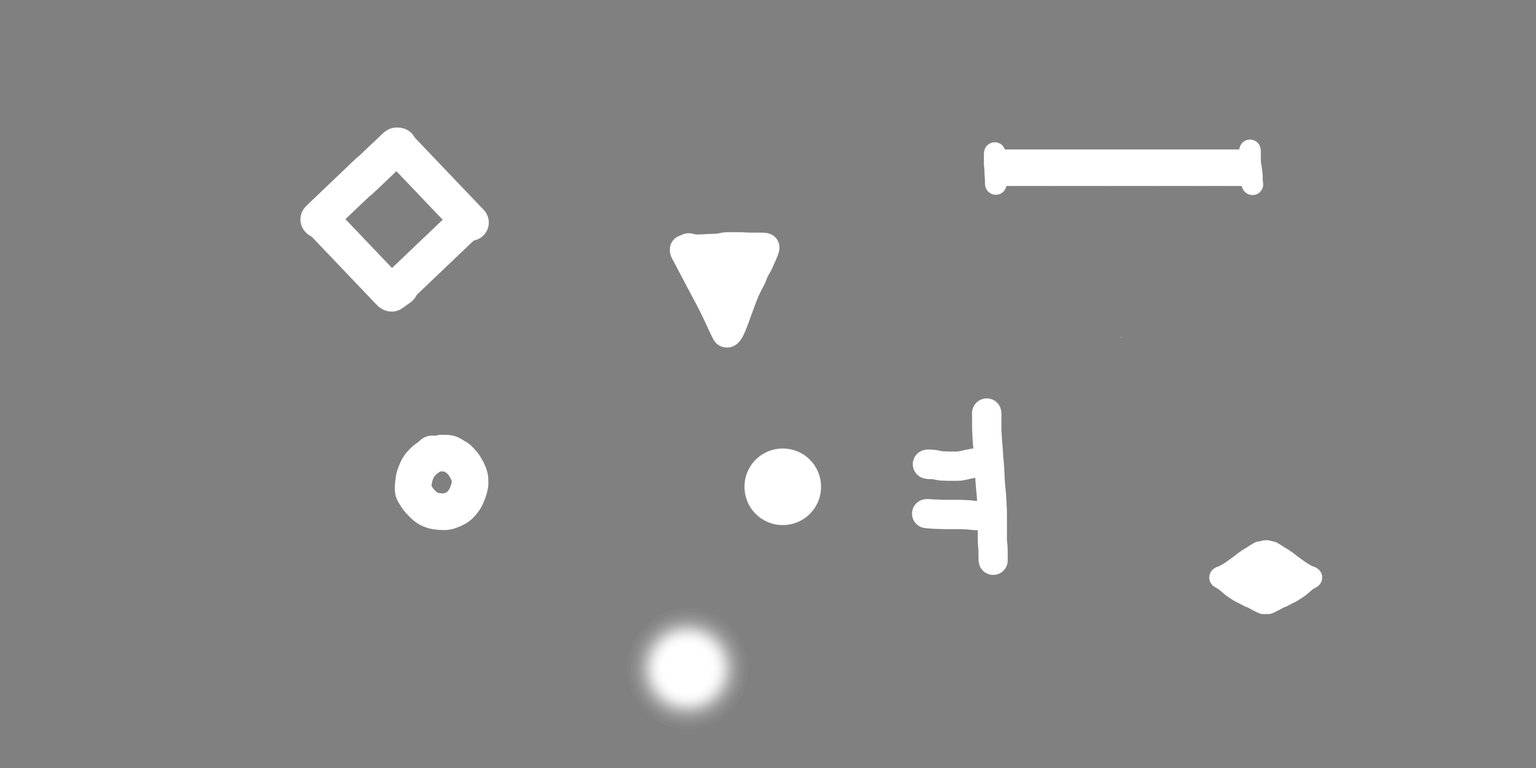
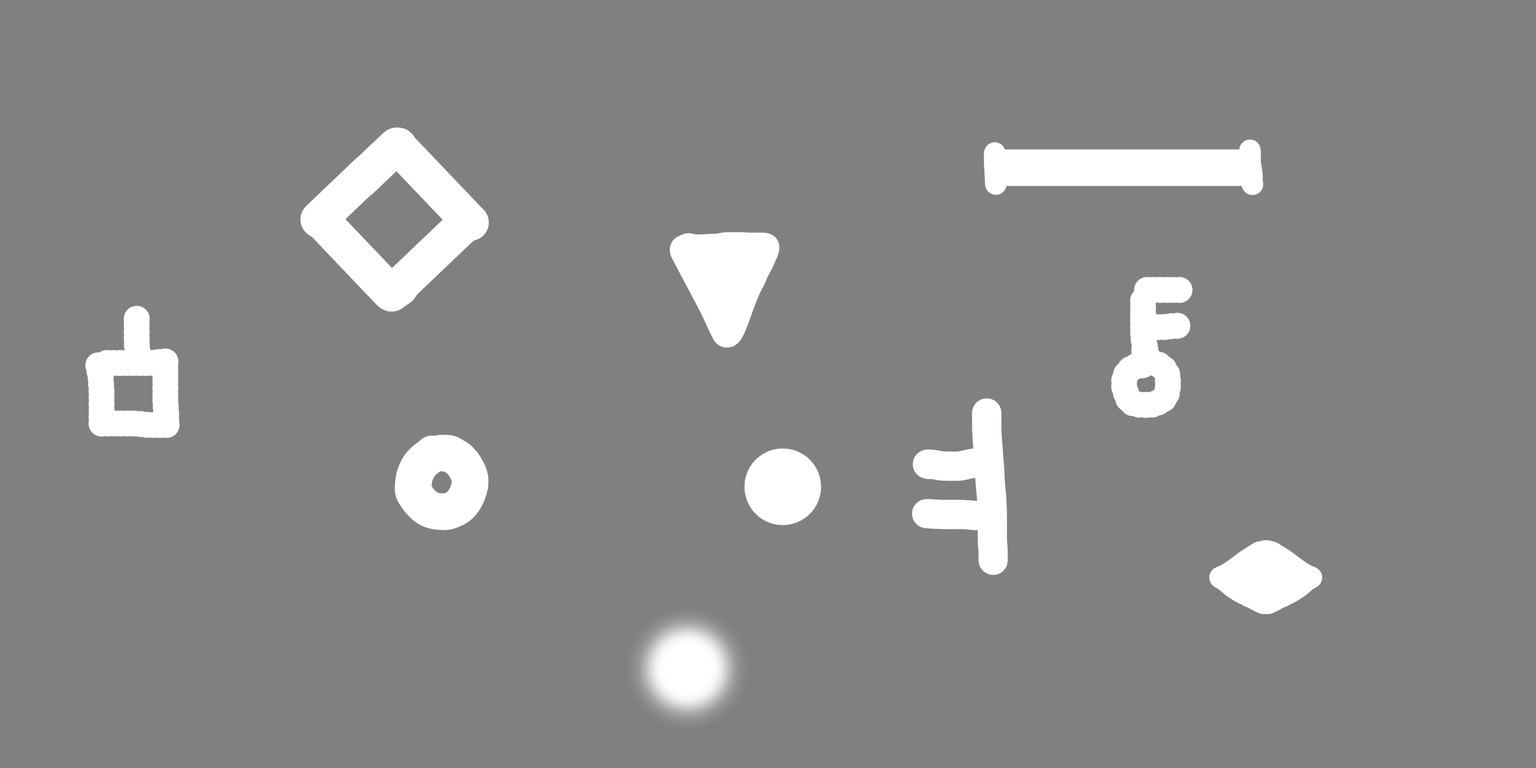
Layers edited between the first and the second 1536 × 768 image:
added layer "Key" above "Light" over (1110, 276, 1193, 419)
added layer "Light" above "Particle" over (84, 305, 180, 439)
